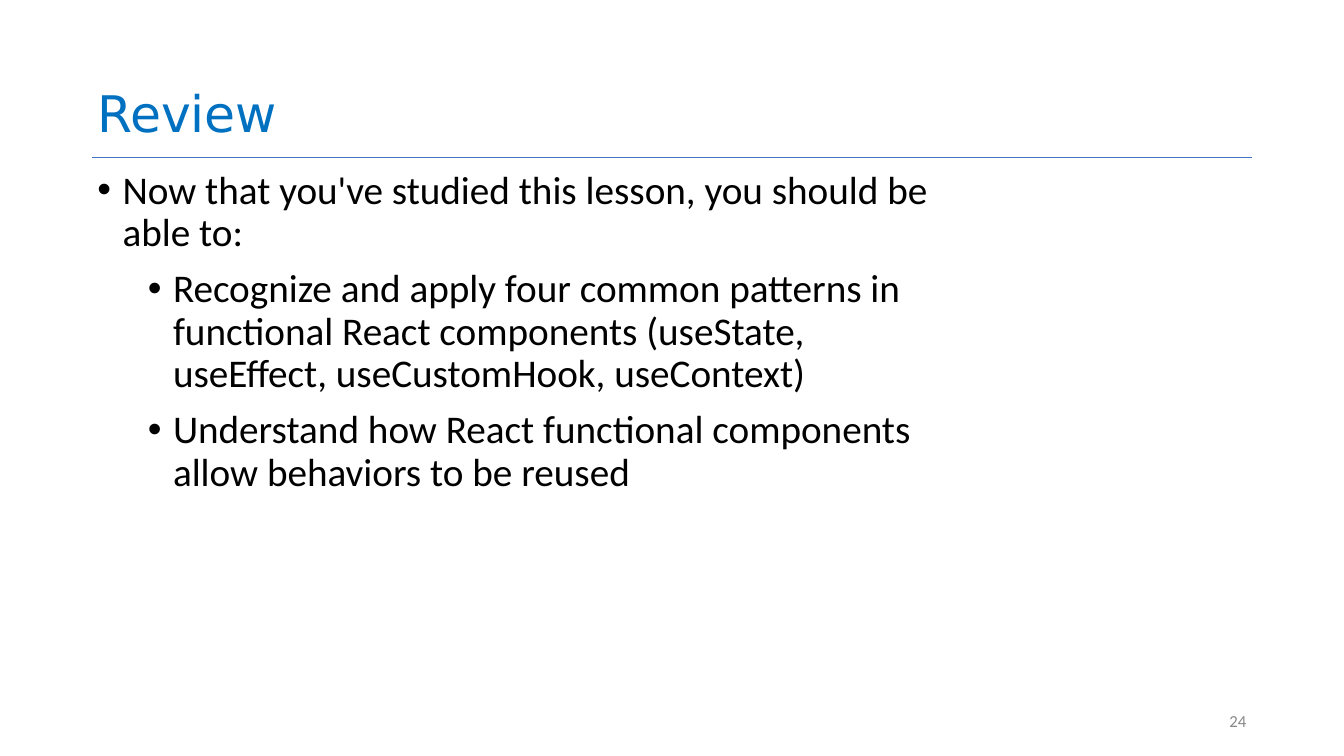
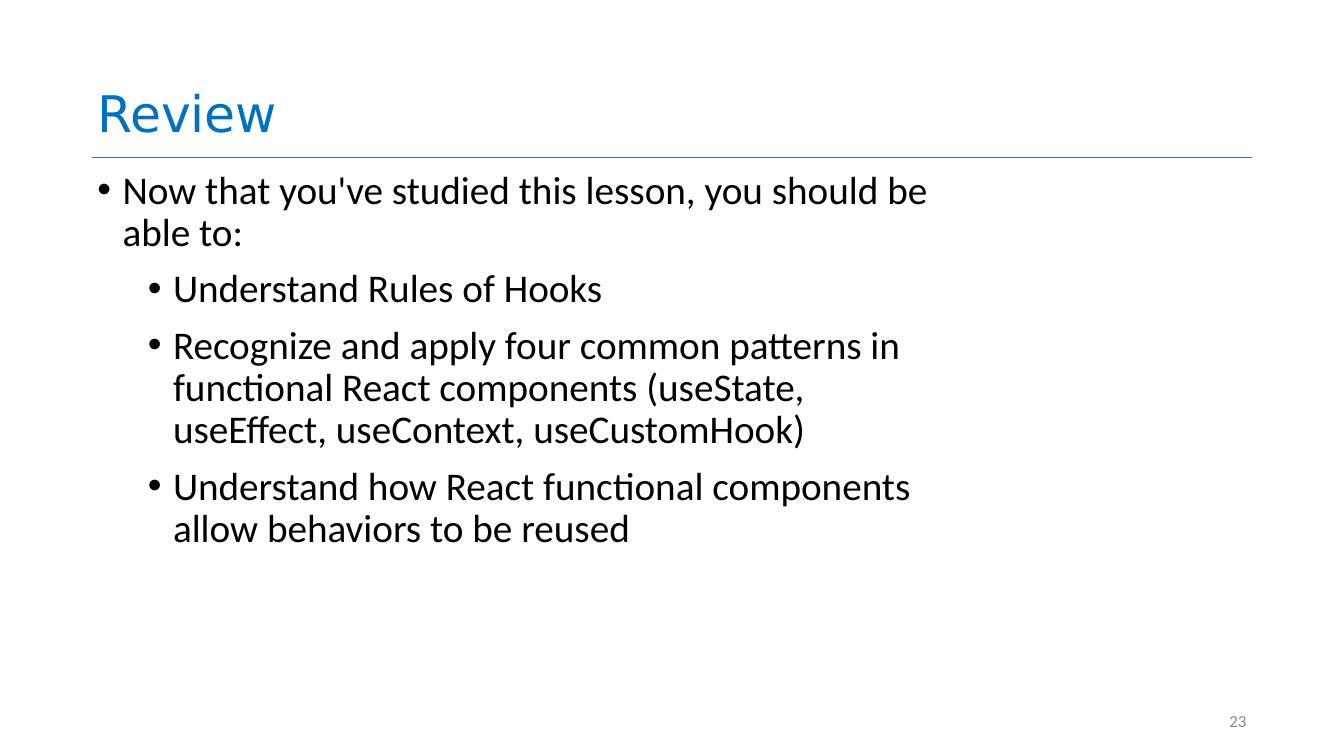
Before and after one commit to neu-se/CS4530-Spring-2023, a slide deck: slide 23 of Slides/Module 08 Patterns of React.pptx (slide 24 before the commit). Drawn at 1344x756 pixels with LibreOffice and Linux fonts; fonts in the diff are those of the drawing. Boxes give left, top, right and bottom in pixels: in the first picture for what was removed or moved away, otherwise in the second. Text is boxed around its words. In the diff, an @@ line names an element or a change of style, - is before the commit and + after.

```diff
--- a/Slides/Module 08 Patterns of React.pptx
+++ b/Slides/Module 08 Patterns of React.pptx
@@ text at bbox=[173, 274, 900, 449]: text changed @@
-  • Recognize and apply four common patterns in functional React components (useState, useEffect, useCustomHook, useContext)
+  • Understand Rules of Hooks
+  • Recognize and apply four common patterns in functional React components (useState, useEffect, useContext, useCustomHook)
@@ page number at bbox=[1229, 716, 1246, 727]: text changed @@
-24
+23
```
Also in this commit, not shown: 7 other slides changed, 1 slide added, 2 slides removed, 1 other file.
